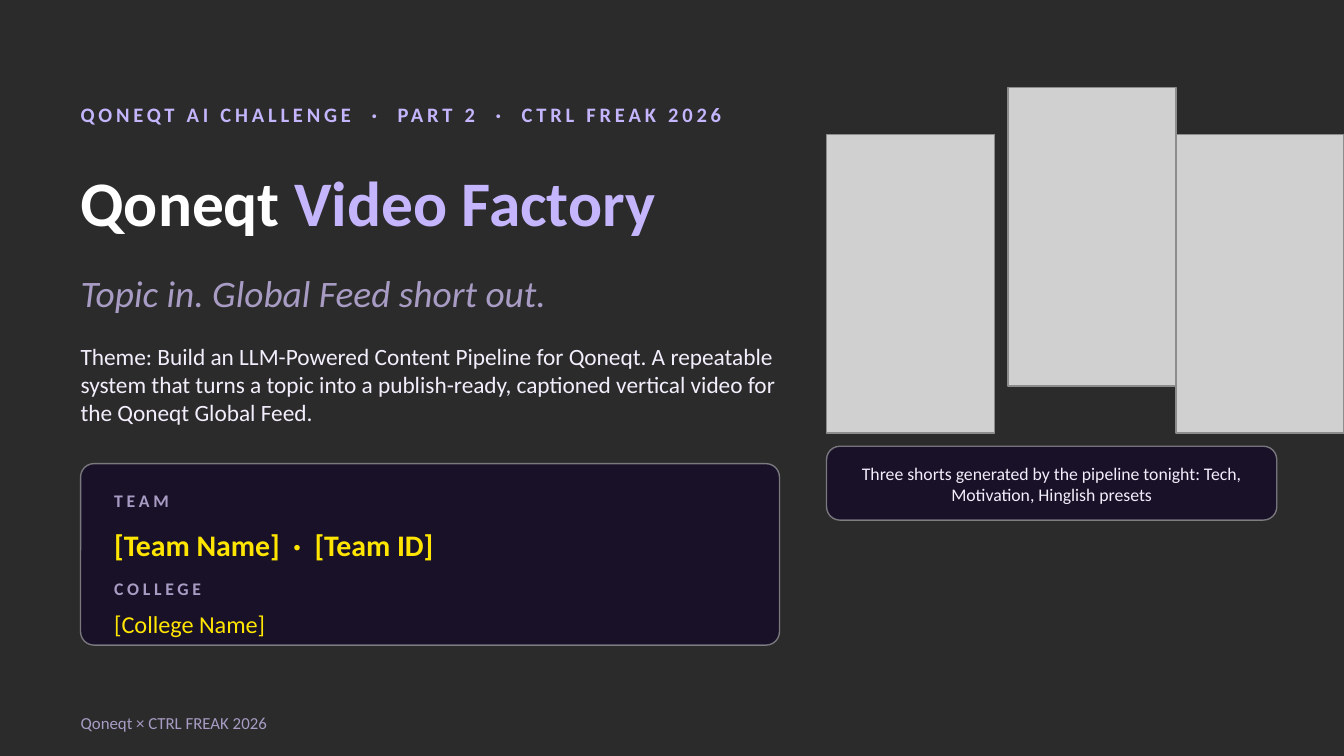
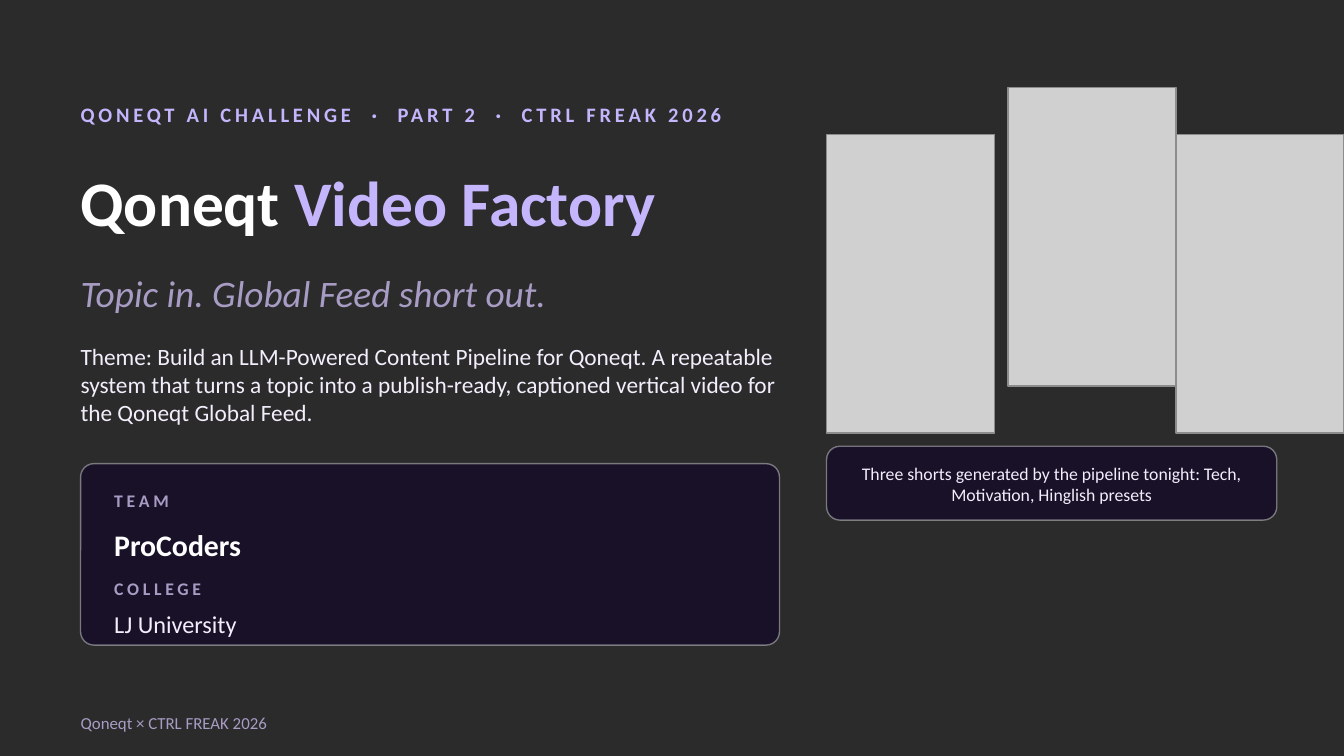
Before and after one commit to darshit001/hackthn, a slide deck: slide 1 of docs/deck/Qoneqt-Video-Factory.pptx. Drawn at 1344x756 pixels with LibreOffice and Linux fonts; fonts in the diff are those of the drawing; grey boxes stand for pictures; background and template pictures are left out; a plain dark background stands for a picture behind light text. Boxes give left, top, right and bottom in pixels: in the first picture for what was removed or moved away, otherwise in the second. Text is boxed around its words. In the diff, an @@ line names an element or a change of style, - is before the commit and + after.

```diff
--- a/docs/deck/Qoneqt-Video-Factory.pptx
+++ b/docs/deck/Qoneqt-Video-Factory.pptx
@@ text at bbox=[114, 535, 241, 557]: text changed; text colour #FFE500 to #FFFFFF @@
-[Team Name] · [Team ID]
+ProCoders
@@ text at bbox=[114, 616, 237, 637]: text changed; text colour #FFE500 to #F3EEFC @@
-[College Name]
+LJ University
```
Also in this commit, not shown: 3 other slides changed, 2 other files.
